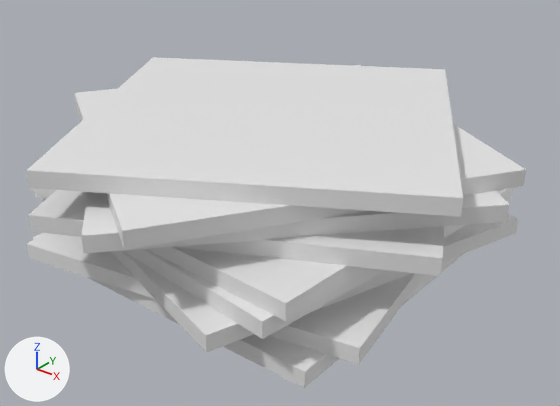
A saved change to the FBX model Assets/Data/Resources/Models/Plates.fbx.
Rendered twice from a 50 mm camera at (0.915, -1.118, 0.782) aimed at (0.037, -0.021, 0.102). Arrows for +X, +Y and +Z are at lower left; the lights stay in place. Materials are left out; every surface is plain grey.

The older version as bpy lines, for what is in view:
```python
me_plane = bpy.data.meshes.new('Plane')
me_plane.from_pydata(...)  # 72 vertices, 54 faces; spans x -70.6..70.6, y 0.0..28.2, z -70.6..70.6
me_plane.materials.append(mat_universal_development_shader)
# before: 56 (-15.6, 21.9, -69.0) at pixel (124, 249), 57 (-69.0, 21.9, 15.6) at pixel (523, 186), 58 (69.0, 21.9, -15.6) at pixel (75, 106), 59 (15.6, 21.9, 69.0), 60 (-15.6, 25.1, -69.0) at pixel (122, 230)
# before: 61 (-69.0, 25.1, 15.6) at pixel (526, 169), 62 (69.0, 25.1, -15.6) at pixel (74, 92), 63 (15.6, 25.1, 69.0) at pixel (359, 64)
ob_plates = bpy.data.objects.new('Plates', me_plane)
ob_plates.location = (0.0, 0.0, 0.0)
ob_plates.rotation_euler = (1.571, 0.0, -3.142)  # degrees (90, 0, -180)
ob_plates.scale = (0.00692, 0.01, 0.00692)
```
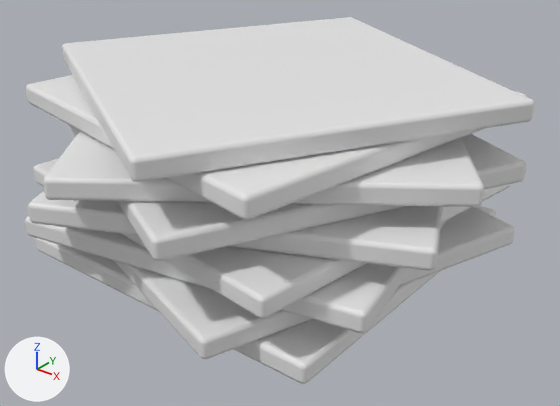
Boxes (x1, y1, x2, y2) around the edits, measured in the pictures (560 x 406 px):
```json
{"object": "Plates", "change": "reshaped, rescaled", "before": [26, 57, 526, 388], "after": [25, 17, 535, 384], "on screen": "11% taller"}
{"part": 1, "of": "me_plane", "change": "rebuilt", "before": [33, 233, 463, 388], "after": [35, 206, 496, 384]}
{"part": 2, "of": "me_plane", "change": "rebuilt", "before": [27, 178, 368, 321], "after": [34, 159, 511, 318]}
{"part": 3, "of": "me_plane", "change": "rebuilt", "before": [26, 57, 463, 217], "after": [43, 131, 484, 207]}
{"part": 4, "of": "me_plane", "change": "rebuilt", "before": [27, 233, 425, 365], "after": [114, 207, 515, 359]}
{"part": 5, "of": "me_plane", "change": "rebuilt", "before": [28, 190, 444, 276], "after": [28, 191, 443, 271], "on screen": "7% shorter"}
{"part": 6, "of": "me_plane", "change": "rebuilt", "before": [110, 214, 518, 352], "after": [25, 216, 446, 333]}
{"part": 7, "of": "me_plane", "change": "rebuilt", "before": [81, 191, 509, 253], "after": [69, 125, 526, 261]}
{"part": 8, "of": "me_plane", "change": "added", "after": [26, 75, 527, 220]}
{"part": 9, "of": "me_plane", "change": "added", "after": [62, 17, 535, 182]}
{"part": 10, "of": "me_plane", "change": "deleted", "before": [35, 188, 513, 339]}
{"part": 11, "of": "me_plane", "change": "deleted", "before": [74, 65, 526, 250]}
```

Edits to the scene script, one JSON object a line:
```json
{"block": "me_plane", "where": "# used by ob_plates; location = (0.0, 0.0, 0.0); rotation_euler = (1.571, 0.0, -3.142), in degrees (90, 0, -180); scale = (0.00692, 0.01, 0.00692)"}
{"block": "me_plane", "where": "# verts and faces of me_plane; kept vertices keep their numbers, new ones are numbered from 72"}
{"op": "remove", "block": "me_plane", "code": "me_plane.from_pydata(...)  # 72 vertices, 54 faces; spans x -70.6..70.6, y 0.0..28.2, z -70.6..70.6"}
{"op": "add", "block": "me_plane", "code": "me_plane.from_pydata(...)  # 504 vertices, 486 faces; spans x -48.0..48.0, y 0.0..36.9, z -48.0..48.0"}
{"block": "me_plane", "change": "me_plane part 1: the loose piece of 8 vertices spanning x -50.0..50.0, y 0.0..3.1, z -50.0..50.0 is rebuilt with 56 vertices and now spans x -34.6..34.6, y 0.0..4.1, z -34.6..34.6"}
{"block": "me_plane", "change": "me_plane part 2: the loose piece of 8 vertices spanning x -52.9..52.9, y 12.6..15.7, z -52.9..52.9 is rebuilt with 56 vertices and now spans x -38.7..38.7, y 12.3..16.4, z -38.7..38.7"}
{"block": "me_plane", "change": "me_plane part 3: the loose piece of 8 vertices spanning x -68.3..68.3, y 25.0..28.2, z -68.3..68.3 is rebuilt with 56 vertices and now spans x -48.0..48.0, y 24.5..28.7, z -48.0..48.0"}
{"block": "me_plane", "change": "me_plane part 4: the loose piece of 8 vertices spanning x -58.0..58.0, y 3.1..6.3, z -58.0..58.0 is rebuilt with 56 vertices and now spans x -43.4..43.4, y 4.1..8.2, z -43.4..43.4"}
{"block": "me_plane", "change": "me_plane part 5: the loose piece of 8 vertices spanning x -67.0..67.0, y 15.7..18.8, z -67.0..67.0 is rebuilt with 56 vertices and now spans x -45.6..45.6, y 16.4..20.5, z -45.6..45.6"}
{"block": "me_plane", "change": "me_plane part 6: the loose piece of 8 vertices spanning x -62.8..62.8, y 6.3..9.4, z -62.8..62.8 is rebuilt with 56 vertices and now spans x -40.3..40.3, y 8.2..12.3, z -40.3..40.3"}
{"block": "me_plane", "change": "me_plane part 7: the loose piece of 8 vertices spanning x -70.6..70.6, y 18.8..21.9, z -70.6..70.6 is rebuilt with 56 vertices and now spans x -46.0..46.0, y 20.5..24.6, z -46.0..46.0"}
{"block": "me_plane", "change": "me_plane part 8: a new loose piece of 56 vertices spanning x -39.9..39.9, y 28.7..32.8, z -39.9..39.9"}
{"block": "me_plane", "change": "me_plane part 9: a new loose piece of 56 vertices spanning x -46.7..46.7, y 32.7..36.9, z -46.7..46.7"}
{"block": "me_plane", "change": "me_plane part 10: the loose piece of 8 vertices spanning x -56.1..56.1, y 9.4..12.6, z -56.1..56.1 is deleted"}
{"block": "me_plane", "change": "me_plane part 11"}
{"op": "add", "block": "me_plane", "code": "delete_vertices([*range(56, 64)])  # with the faces that use them"}
{"block": "me_plane", "change": "me_plane part 12: the surface is now shaded smooth"}
{"op": "set", "path": "ob_plates.scale", "old": "(0.00692, 0.01, 0.00692)", "new": "(0.01, 0.01, 0.01)"}
```
